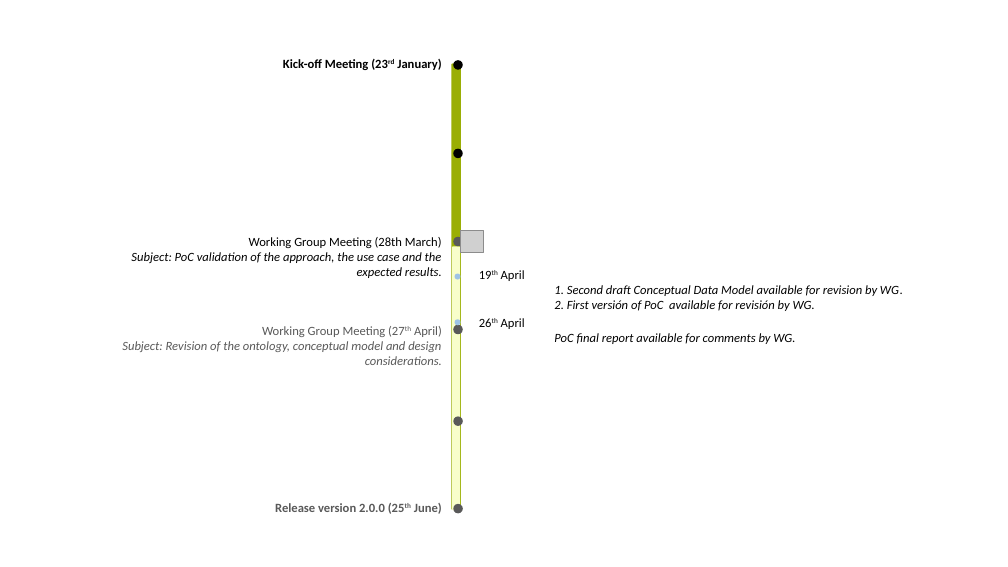
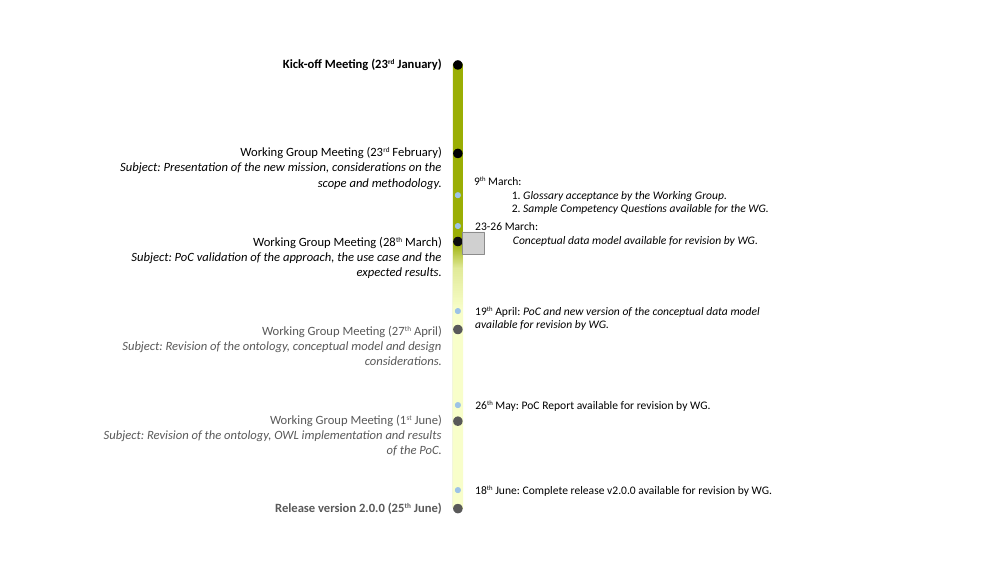
Before and after one commit to eProcurement-everis/ePO, a slide deck: slide 1 of 08_Project_management/WGM Reports/5th_WGM/Timeline.pptx (slide 2 before the commit). Drawn at 1008x567 pixels with LibreOffice and Linux fonts; fonts in the diff are those of the drawing; grey boxes stand for pictures. Boxes give left, top, right and bottom in pixels: in the first picture for what was removed or moved away, otherwise in the second. Text is boxed around its words. In the diff, an @@ line names an element or a change of style, - is before the commit and + after.

```diff
--- a/08_Project_management/WGM Reports/5th_WGM/Timeline.pptx
+++ b/08_Project_management/WGM Reports/5th_WGM/Timeline.pptx
@@ text added at [120,147,442,189], 12 pt, text #000000, italic @@
+Working Group Meeting (23rd February)
+Subject: Presentation of the new mission, considerations on the scope and methodology.
@@ text added at [488,177,768,214], 11 pt, text #000000, italic @@
+9th March:
+  1. Glossary acceptance by the Working Group.
+  2. Sample Competency Questions available for the WG.
@@ ellipse added at [455,192,461,198], fill #9DC3E6 @@
@@ text at [253,237,442,248]: now superscript in "(28th" @@
@@ ellipse at [453,237,463,247]: fill #595959 to #0D0D0D @@
@@ ellipse added at [455,223,461,229], fill #9DC3E6 @@
@@ text at [475,222,758,246]: text changed; size 12 to 11 pt @@
-26th April
-PoC final report available for comments by WG.
+23-26 March:
+  Conceptual data model available for revision by WG.
@@ rounded rectangle: place and size @@
-rounded rectangle at [452,247,461,510]
+rounded rectangle at [453,240,463,508]
@@ rounded rectangle added at [454,242,464,311], fill gradient #F8FECA to #E1EA99 to #9AAE04 @@
@@ ellipse: place and size @@
-ellipse at [454,319,461,325]
+ellipse at [455,309,461,315]
@@ text at [475,307,760,330]: text changed; size 12 to 11 pt @@
-19th April
-1. Second draft Conceptual Data Model available for revision by WG.
-2. First versión of PoC available for revisión by WG.
+19th April: PoC and new version of the conceptual data model available for revision by WG.
@@ text added at [104,415,442,456], 12 pt, text #595959, italic @@
+Working Group Meeting (1st June)
+Subject: Revision of the ontology, OWL implementation and results of the PoC.
@@ ellipse: place and size @@
-ellipse at [454,274,461,280]
+ellipse at [455,402,461,408]
@@ text added at [495,401,711,411], 11 pt, text #000000 @@
+26th May: PoC Report available for revision by WG.
@@ ellipse added at [455,487,461,493], fill #9DC3E6 @@
@@ text added at [495,486,772,496], 11 pt, text #000000 @@
+18th June: Complete release v2.0.0 available for revision by WG.
```
Also in this commit, not shown: 2 slides removed, 1 other file.
